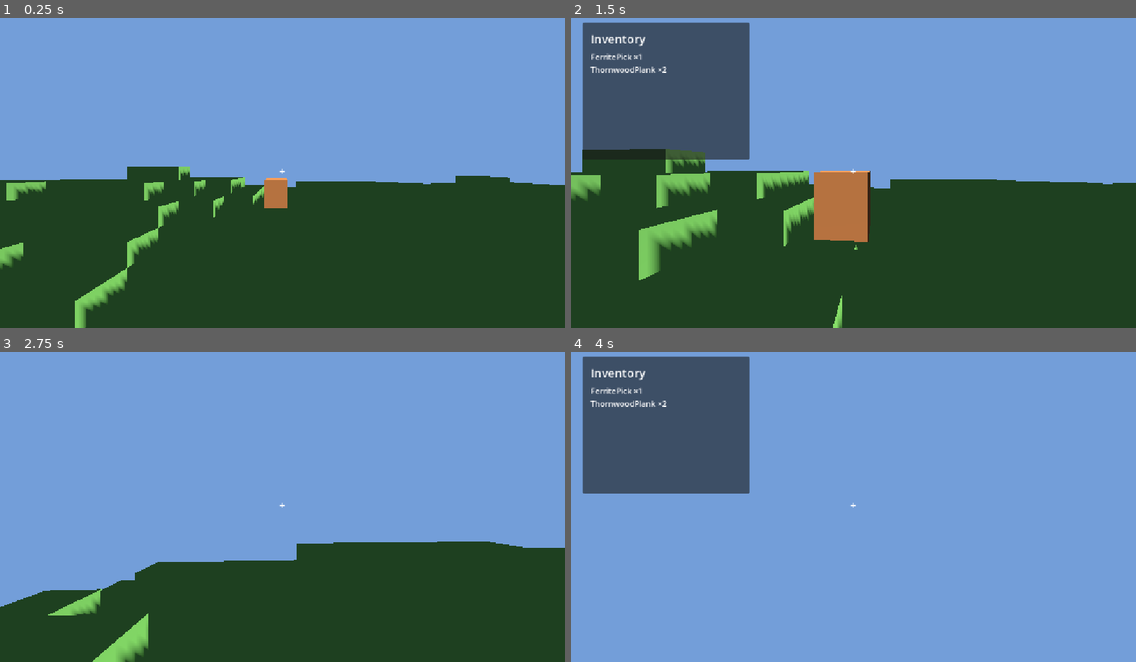
Above: before the commit, frames 1-4 (two rows, left to right).
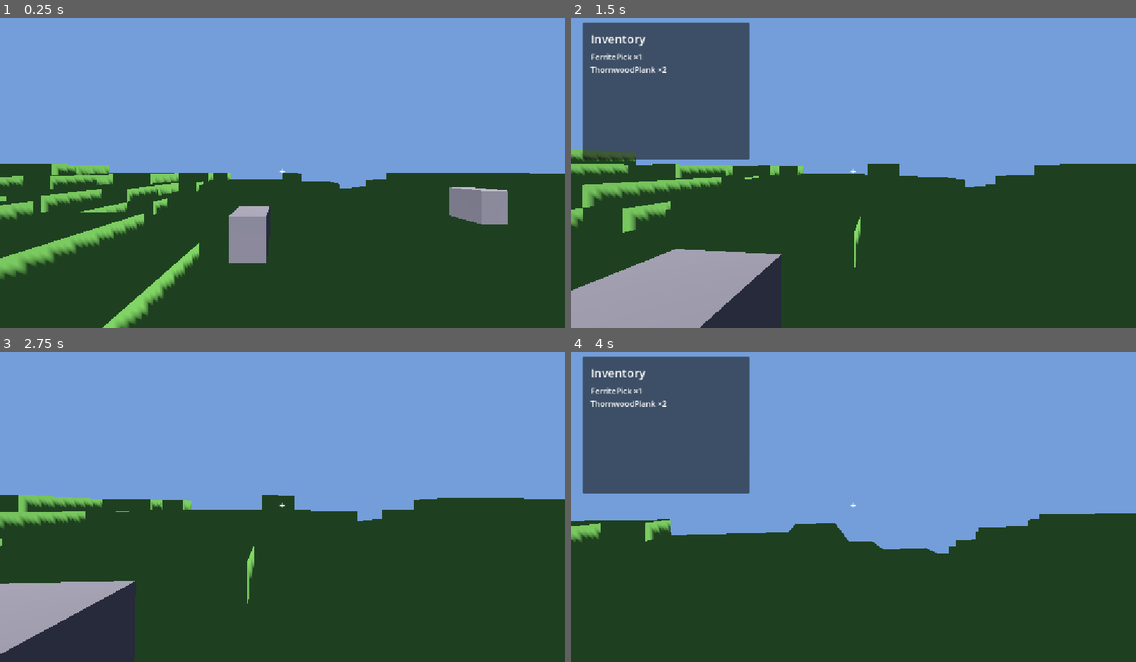
Above: after the commit, the same moments.

Repository: Tubaleviao/project-nihon
Game: Godot game, scene res://Main.tscn
Two runs of this game, one before a commit and one after it. Both use one fixed random seed, a clock stepped at 60 frames per second and the inputs below.
Inputs (mouse positions are in pixels of both pictures, inside the frame that each line leads up to):
- Up to frame 1 (0.25 s): no input
- Up to frame 2 (1.5 s): tap Enter (ui_accept) at 0.5, 0.77 s; move the mouse to (881, 166) at 0.52 s; hold W from 0.53 s (still down); tap I at 0.6 s; click (881, 166) at 0.67 s; move the mouse to (825, 169) at 1.27 s; tap F at 1.35 s
- Up to frame 3 (2.75 s): keep holding W; tap Enter (ui_accept) at 1.52 s; move the mouse to (293, 497) at 2.02 s; tap I at 2.1 s
- Up to frame 4 (4 s): keep holding W; move the mouse to (847, 507) at 2.77 s; tap F at 2.85 s; click (847, 507) at 2.92 s; tap Enter (ui_accept) at 3.02, 3.77 s; move the mouse to (893, 507) at 3.52 s; tap I at 3.6 s

The runs differ from the first frame. In frame 1, 11% of the frame differs, in the area x 0-100%, y 47-100%; in frame 2, 18%; in frame 3, 24%; in frame 4, 43%, in the area x 0-100%, y 52-100%.

Commit message:
test(battle): make miss/kill tests deterministic; complete GameData smoke check
The miss and kill tests relied on unseeded RNG and asserted weakly (the
kill test always passed via assert_true(true, ...)). Seed the RNG and
assert real invariants: a miss leaves defender HP unchanged, and a kill
actually emits creature_died.

Also add the LOOTS/PALETTES/SKELETONS/APPEARANCES/PLAYERS registries to
the startup GameData smoke check so every generated registry is verified
non-null at boot.

Diff:
--- a/src/core/game_root.gd
+++ b/src/core/game_root.gd
@@ -250,13 +250,18 @@
 func _check_game_data() -> void:
 	print("\n=== GameData registry check ===")
 	var registries := {
+		"APPEARANCES":  GameData.APPEARANCES,
 		"BIOMES":       GameData.BIOMES,
 		"CREATURES":    GameData.CREATURES,
 		"DECISIONS":    GameData.DECISIONS,
 		"ITEMS":        GameData.ITEMS,
+		"LOOTS":        GameData.LOOTS,
 		"MATERIALS":    GameData.MATERIALS,
+		"PALETTES":     GameData.PALETTES,
+		"PLAYERS":      GameData.PLAYERS,
 		"PROFESSIONS":  GameData.PROFESSIONS,
 		"RECIPES":      GameData.RECIPES,
+		"SKELETONS":    GameData.SKELETONS,
 		"SKILLS":       GameData.SKILLS,
 		"SYSTEMS":      GameData.SYSTEMS,
 		"TECHNOLOGIES": GameData.TECHNOLOGIES,
--- a/src/tests/test_suite.gd
+++ b/src/tests/test_suite.gd
@@ -31,7 +31,7 @@
 	print("╚══════════════════════════════════════╝\n")
 
 	_run_test("battle: hit reduces defender hp",              _test_battle_hit_reduces_hp)
-	_run_test("battle: miss leaves hp unchanged",             _test_battle_miss_outcome_exists)
+	_run_test("battle: miss leaves hp unchanged",             _test_battle_miss_leaves_hp_unchanged)
 	_run_test("battle: kill emits creature_died signal",      _test_battle_kill_emits_death)
 	_run_test("battle: reset_hp restores state",              _test_battle_reset_hp)
 	_run_test("battle: resolves stats via creature_slice",    _test_battle_resolves_via_creature_slice)
@@ -92,33 +92,37 @@
 	assert_true(result["defender_hp_remaining"] >= 0.0, "HP is non-negative")
 	b.queue_free()
 
-func _test_battle_miss_outcome_exists() -> void:
+func _test_battle_miss_leaves_hp_unchanged() -> void:
 	var b := BattleSlice.new()
 	add_child(b)
-	# Run many rounds; at least one outcome value must be "hit", "critical", or "miss".
-	var seen := {}
-	for _i in range(40):
+	seed(11)
+	# Start HP high enough that the defender survives any number of rounds in
+	# this test, so a miss is observed from a live (non-zero) HP state.
+	b._hp_state["GraywolfPack"] = 10000.0
+	var saw_miss := false
+	for _i in range(200):
+		var before: float = b._hp_state["GraywolfPack"]
 		var r := b.resolve_round("ForestBoar", "GraywolfPack")
-		seen[r["outcome"]] = true
-	assert_true(seen.has("hit") or seen.has("critical") or seen.has("miss"),
-		"outcome is hit/critical/miss/kill")
+		if r["outcome"] == "miss":
+			assert_eq(b._hp_state["GraywolfPack"], before, "miss leaves defender HP unchanged")
+			saw_miss = true
+			break
+	assert_true(saw_miss, "observed at least one miss over 200 seeded rounds")
 	b.queue_free()
 
 func _test_battle_kill_emits_death() -> void:
 	var b := BattleSlice.new()
 	add_child(b)
-	# Prime defender with 1 HP so the next non-miss attack kills it.
+	seed(42)
+	# Prime the defender with 1 HP so the next non-miss attack kills it.
 	b._hp_state["ForestBoar"] = 1.0
 	var died_fired := false
 	GameBus.creature_died.connect(func(_id, _pos, _killer): died_fired = true)
-	# Run rounds until HP is zero or we exhaust attempts.
-	for _i in range(20):
+	for _i in range(200):
 		b.resolve_round("GraywolfPack", "ForestBoar")
 		if died_fired:
 			break
-	# died_fired may still be false if all 20 rounds were misses (unlikely but valid).
-	# We only assert that the mechanism exists; a definitive kill test would require seeding.
-	assert_true(true, "creature_died mechanism is wired")
+	assert_true(died_fired, "creature_died emitted once defender HP reaches zero")
 	b.queue_free()
 
 func _test_battle_reset_hp() -> void:
